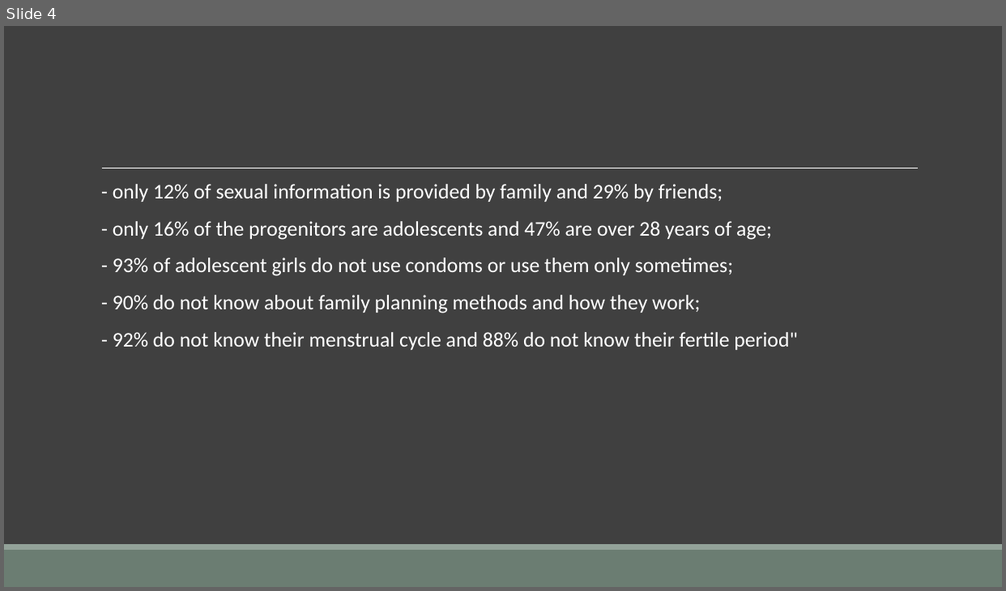
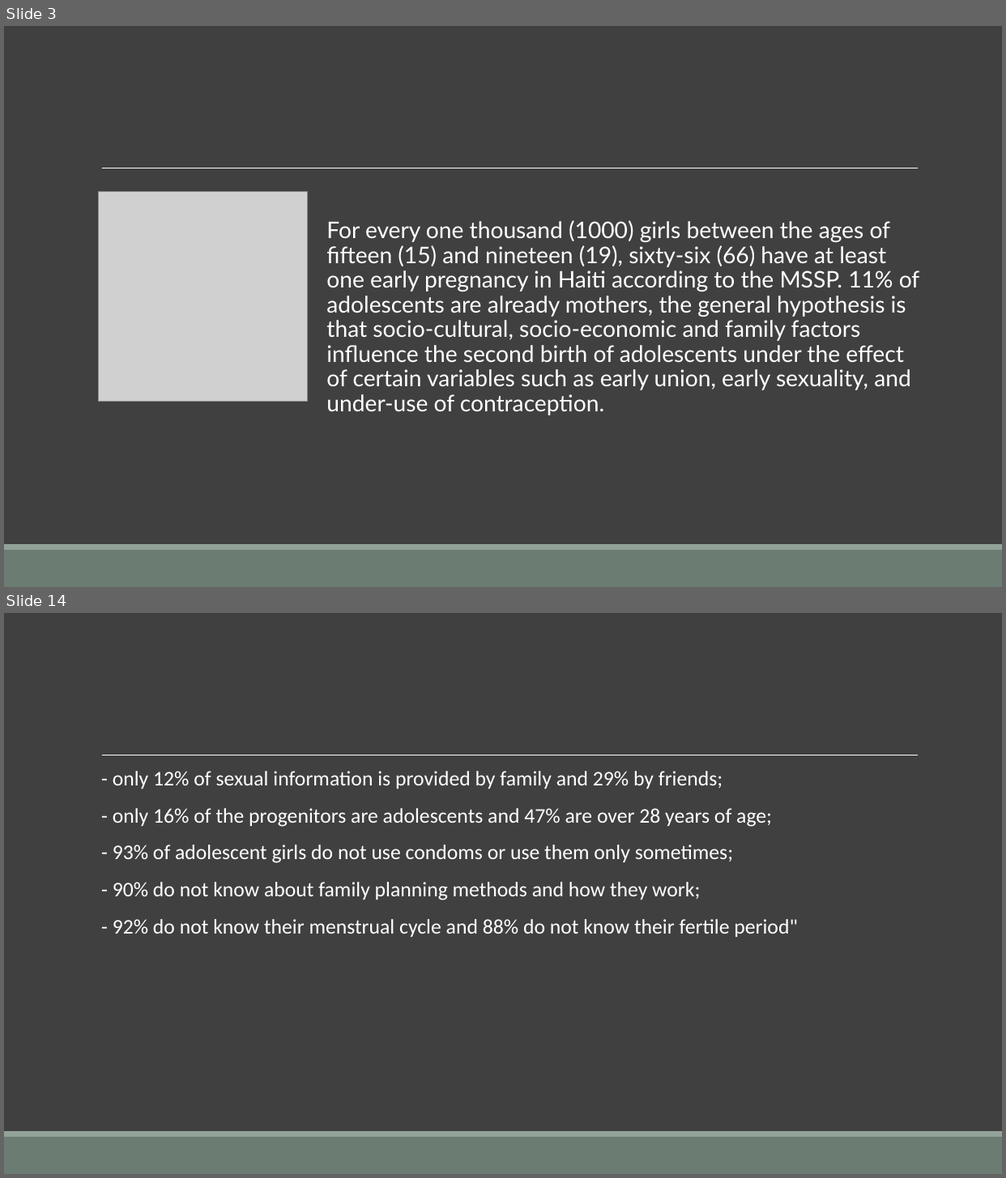
Before and after one commit to Maickery/Child_of_change, a slide deck: Result/Presentation.pptx. Shown one above the other, each under a label of ours: slide 4 before the commit, slides 3 and 14 after it; the slides between them are not shown. The pictures are 1006x591 and 1006x1178 pixels, drawn with LibreOffice and Linux fonts; fonts in the diff are those of the drawing; grey boxes stand for pictures. Boxes give left, top, right and bottom in pixels: in the first picture for what was removed or moved away, otherwise in the second. Text is boxed around its words. In the diff, an @@ line names an element or a change of style, - is before the commit and + after.

```diff
--- a/Result/Presentation.pptx
+++ b/Result/Presentation.pptx
@@ slide 3 added at (4, 26, 1002, 587), background #404040; not listed: 3 template elements that a slide beside it also shows @@
@@ picture added at (98, 191, 308, 401) @@
@@ text added at (326, 220, 920, 416), 22 pt, text #FFFFFF @@
+  For every one thousand (1000) girls between the ages of fifteen (15) and nineteen (19), sixty-six (66) have at least one early pregnancy in Haiti according to the MSSP. 11% of adolescents are already mothers, the general hypothesis is that socio-cultural, socio-economic and family factors influence the second birth of adolescents under the effect of certain variables such as early union, early sexuality, and under-use of contraception.
@@ what was slide 4 is now slide 14 @@
```
Also in this commit, not shown: 1 slide changed, 9 other slides added, 4 slides removed, 9 other files.
